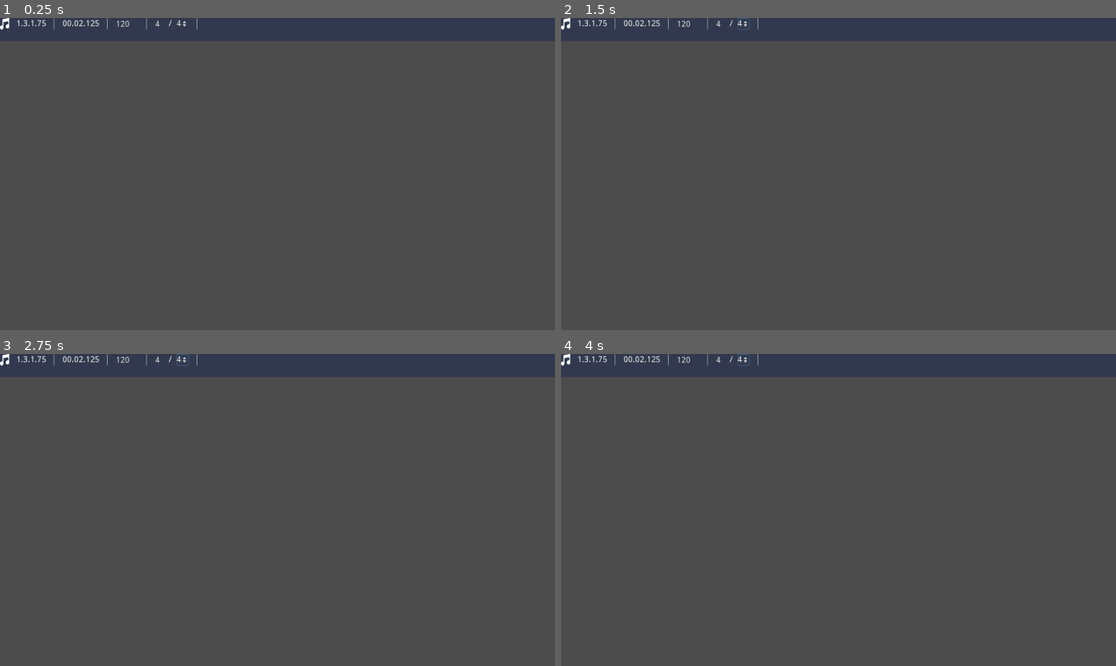
Above: before the commit, frames 1-4 (two rows, left to right).
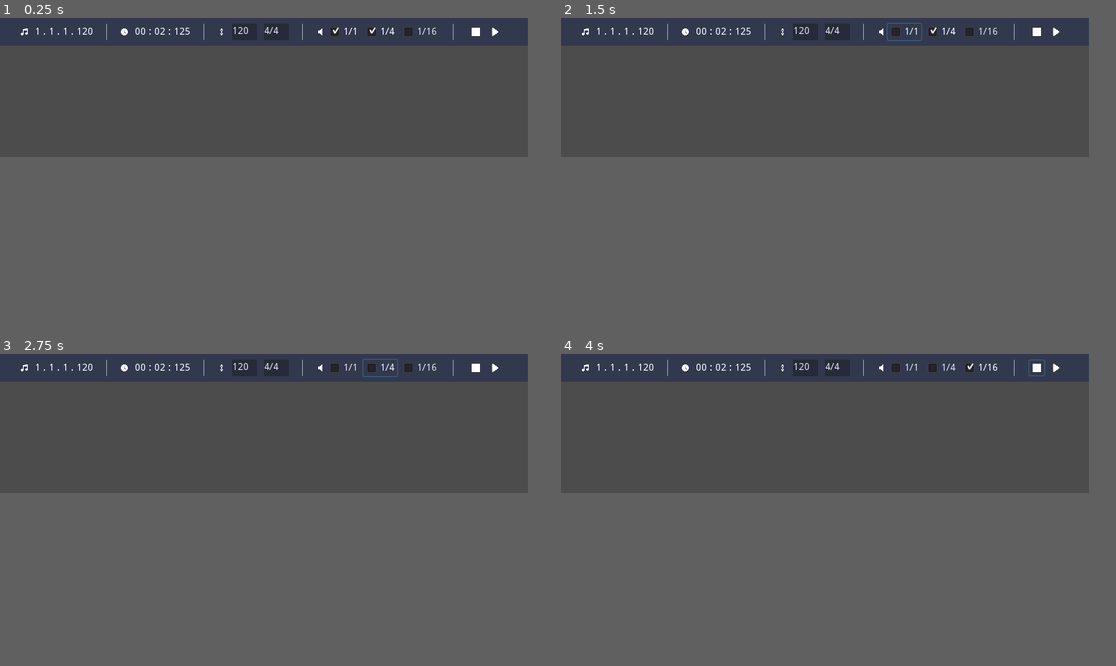
Above: after the commit, the same moments.

Repository: rezgi/Platform-Music
Game: Godot game, scene res://Metronome/Metronome_UI.tscn
Two runs of this game, one before a commit and one after it. Both use one fixed random seed, a clock stepped at 60 frames per second and the inputs below. The project has no main scene, so this scene is started directly.
Inputs (mouse positions are in pixels of both pictures, inside the frame that each line leads up to):
- Up to frame 1 (0.25 s): no input
- Up to frame 2 (1.5 s): click (744, 24) at 0.5 s, where only the run before the commit has a clickable "4"; click (921, 49) at 1.25 s, where only the run after the commit has a clickable "1/1"
- Up to frame 3 (2.75 s): click (399, 385) at 2 s, where only the run after the commit has a clickable "1/4"
- Up to frame 4 (4 s): click (1005, 385) at 2.75 s, where only the run after the commit has a clickable "1/16"; click (1060, 385) at 3.52 s
In our replay, the window is 799x449 before the commit and 760x200 after it. These sizes can differ from the game's own. Grey fills any space a smaller window leaves; there, only what the larger window draws over its background counts as a difference.

The runs differ from the first frame. In frame 1, 2.4% of the frame differs, in the area x 0-100%, y 0-9%; in frame 2, 2.4%; in frame 3, 2.4%; in frame 4, 2.4%.

Commit message:
Metronome UI completed
- a bit clunky in terms of design : pixelated icons, text fields not good size

Diff:
--- a/Metronome/Metronome_UI.tscn
+++ b/Metronome/Metronome_UI.tscn
@@ -1,22 +1,22 @@
-[gd_scene load_steps=7 format=2]
-
-[ext_resource path="res://Metronome/metronome_core.gd" type="Script" id=1]
-[ext_resource path="res://Metronome/metronome_api.gd" type="Script" id=2]
+[gd_scene load_steps=11 format=2]
+
+[ext_resource path="res://Metronome/Scripts/metronome_core.gd" type="Script" id=1]
+[ext_resource path="res://Metronome/Scripts/metronome_api.gd" type="Script" id=2]
 [ext_resource path="res://Metronome/Assets/Icons/note.png" type="Texture" id=3]
+[ext_resource path="res://Metronome/Assets/Icons/clock.png" type="Texture" id=4]
+[ext_resource path="res://Metronome/Assets/Icons/scroll.png" type="Texture" id=5]
+[ext_resource path="res://Metronome/Assets/Icons/volume.png" type="Texture" id=6]
+[ext_resource path="res://Metronome/Assets/Icons/stop.png" type="Texture" id=7]
+[ext_resource path="res://Metronome/Assets/metronome_01.wav" type="AudioStream" id=8]
+[ext_resource path="res://Metronome/Assets/Icons/play.png" type="Texture" id=9]
 
 [sub_resource type="StyleBoxFlat" id=1]
-bg_color = Color( 0.6, 0.6, 0.6, 0 )
-
-[sub_resource type="StyleBoxFlat" id=2]
-bg_color = Color( 0.6, 0.6, 0.6, 0 )
-
-[sub_resource type="StyleBoxFlat" id=3]
-bg_color = Color( 0.6, 0.6, 0.6, 0 )
+bg_color = Color( 0.14902, 0.172549, 0.231373, 1 )
 
 [node name="Metronome_UI" type="Control"]
-margin_right = 1920.0
+margin_right = 760.0
 margin_bottom = 40.0
-rect_min_size = Vector2( 0, 40 )
+rect_min_size = Vector2( 740, 32 )
 __meta__ = {
 "_edit_use_anchors_": false
 }
@@ -29,109 +29,199 @@
 "_edit_use_anchors_": false
 }
 
-[node name="MarginContainer" type="MarginContainer" parent="."]
-anchor_right = 1.0
-anchor_bottom = 1.0
-margin_right = 0.00012207
-margin_bottom = -20.0
-__meta__ = {
-"_edit_use_anchors_": false
-}
-
-[node name="HBoxContainer" type="HBoxContainer" parent="MarginContainer"]
-margin_right = 1920.0
-margin_bottom = 20.0
-rect_min_size = Vector2( 0, 16 )
-__meta__ = {
-"_edit_use_anchors_": false
-}
-
-[node name="Icon_Tempo" type="TextureRect" parent="MarginContainer/HBoxContainer"]
-margin_right = 16.0
-margin_bottom = 20.0
-rect_min_size = Vector2( 16, 16 )
+[node name="Main" type="HBoxContainer" parent="."]
+margin_left = 30.0
+margin_top = 8.0
+margin_right = 730.0
+margin_bottom = 32.0
+custom_constants/separation = 10
+__meta__ = {
+"_edit_use_anchors_": false
+}
+
+[node name="ContainerTempo" type="HBoxContainer" parent="Main"]
+margin_right = 104.0
+margin_bottom = 24.0
+custom_constants/separation = 10
+
+[node name="IconTempo" type="TextureRect" parent="Main/ContainerTempo"]
+margin_right = 10.0
+margin_bottom = 24.0
+rect_min_size = Vector2( 10, 10 )
 texture = ExtResource( 3 )
 expand = true
-
-[node name="Label_Tempo" type="Label" parent="MarginContainer/HBoxContainer"]
+stretch_mode = 6
+
+[node name="LabelTempo" type="Label" parent="Main/ContainerTempo"]
 margin_left = 20.0
-margin_top = 3.0
-margin_right = 80.0
-margin_bottom = 17.0
-rect_min_size = Vector2( 60, 0 )
-text = "1.3.1.75"
-align = 2
-
-[node name="VSeparator_01" type="VSeparator" parent="MarginContainer/HBoxContainer"]
-margin_left = 84.0
+margin_top = 5.0
 margin_right = 104.0
-margin_bottom = 20.0
-custom_constants/separation = 20
-
-[node name="Label_Time" type="Label" parent="MarginContainer/HBoxContainer"]
-margin_left = 108.0
-margin_top = 3.0
-margin_right = 172.0
-margin_bottom = 17.0
-text = "00.02.125"
-
-[node name="VSeparator_02" type="VSeparator" parent="MarginContainer/HBoxContainer"]
-margin_left = 176.0
-margin_right = 196.0
-margin_bottom = 20.0
-custom_constants/separation = 20
-
-[node name="Input_BPM" type="TextEdit" parent="MarginContainer/HBoxContainer"]
-margin_left = 200.0
-margin_right = 240.0
-margin_bottom = 20.0
-rect_min_size = Vector2( 40, 20 )
+margin_bottom = 19.0
+text = "1 . 1 . 1 . 120"
+
+[node name="sep_01" type="VSeparator" parent="Main"]
+margin_left = 114.0
+margin_right = 134.0
+margin_bottom = 24.0
+custom_constants/separation = 20
+
+[node name="ContainerTime" type="HBoxContainer" parent="Main"]
+margin_left = 144.0
+margin_right = 244.0
+margin_bottom = 24.0
+custom_constants/separation = 10
+
+[node name="IconTime" type="TextureRect" parent="Main/ContainerTime"]
+margin_right = 10.0
+margin_bottom = 24.0
+rect_min_size = Vector2( 10, 10 )
+texture = ExtResource( 4 )
+expand = true
+stretch_mode = 6
+
+[node name="LabelTime" type="Label" parent="Main/ContainerTime"]
+margin_left = 20.0
+margin_top = 5.0
+margin_right = 100.0
+margin_bottom = 19.0
+text = "00 : 02 : 125"
+
+[node name="sep_02" type="VSeparator" parent="Main"]
+margin_left = 254.0
+margin_right = 274.0
+margin_bottom = 24.0
+custom_constants/separation = 20
+
+[node name="ContainerSignature" type="HBoxContainer" parent="Main"]
+margin_left = 284.0
+margin_right = 386.0
+margin_bottom = 24.0
+custom_constants/separation = 10
+
+[node name="IconSignature" type="TextureRect" parent="Main/ContainerSignature"]
+margin_right = 10.0
+margin_bottom = 24.0
+rect_min_size = Vector2( 10, 10 )
+texture = ExtResource( 5 )
+expand = true
+stretch_mode = 6
+
+[node name="TextEditBPM" type="TextEdit" parent="Main/ContainerSignature"]
+margin_left = 20.0
+margin_right = 56.0
+margin_bottom = 24.0
+rect_min_size = Vector2( 36, 20 )
 custom_styles/normal = SubResource( 1 )
 text = "120"
-
-[node name="VSeparator_03" type="VSeparator" parent="MarginContainer/HBoxContainer"]
-margin_left = 244.0
-margin_right = 264.0
-margin_bottom = 20.0
-custom_constants/separation = 20
-
-[node name="Input_Bar" type="TextEdit" parent="MarginContainer/HBoxContainer"]
-margin_left = 268.0
-margin_right = 288.0
-margin_bottom = 20.0
-rect_min_size = Vector2( 20, 20 )
-custom_styles/normal = SubResource( 2 )
-text = "4"
-
-[node name="Label_Bar" type="Label" parent="MarginContainer/HBoxContainer"]
-margin_left = 292.0
-margin_top = 3.0
-margin_right = 301.0
-margin_bottom = 17.0
-text = "/ "
-
-[node name="OptionButton" type="OptionButton" parent="MarginContainer/HBoxContainer"]
-margin_left = 305.0
-margin_right = 327.0
-margin_bottom = 20.0
-custom_styles/normal = SubResource( 3 )
-text = "4"
-items = [ "4", null, false, 0, null, "2", null, false, 1, null, "8", null, false, 2, null, "16", null, false, 3, null, "32", null, false, 4, null, "64", null, false, 5, null ]
-selected = 0
-__meta__ = {
-"_edit_use_anchors_": false
-}
-
-[node name="VSeparator_04" type="VSeparator" parent="MarginContainer/HBoxContainer"]
-margin_left = 331.0
-margin_right = 351.0
-margin_bottom = 20.0
-custom_constants/separation = 20
-
-[node name="Modules" type="Node" parent="."]
-
-[node name="API" type="Node" parent="Modules"]
+caret_blink = true
+caret_blink_speed = 0.5
+__meta__ = {
+"_edit_use_anchors_": false
+}
+
+[node name="TextEditBeat" type="TextEdit" parent="Main/ContainerSignature"]
+margin_left = 66.0
+margin_right = 102.0
+margin_bottom = 24.0
+rect_min_size = Vector2( 36, 20 )
+custom_styles/normal = SubResource( 1 )
+text = "4/4"
+caret_blink = true
+caret_blink_speed = 0.5
+__meta__ = {
+"_edit_use_anchors_": false
+}
+
+[node name="sep_03" type="VSeparator" parent="Main"]
+margin_left = 396.0
+margin_right = 416.0
+margin_bottom = 24.0
+custom_constants/separation = 20
+
+[node name="ContainerSound" type="HBoxContainer" parent="Main"]
+margin_left = 426.0
+margin_right = 603.0
+margin_bottom = 24.0
+__meta__ = {
+"_edit_use_anchors_": false
+}
+
+[node name="IconSound" type="TextureRect" parent="Main/ContainerSound"]
+margin_right = 10.0
+margin_bottom = 24.0
+rect_min_size = Vector2( 10, 10 )
+texture = ExtResource( 6 )
+expand = true
+stretch_mode = 6
+
+[node name="CheckBoxSoundMeasure" type="CheckBox" parent="Main/ContainerSound"]
+margin_left = 14.0
+margin_right = 63.0
+margin_bottom = 24.0
+pressed = true
+text = "1/1"
+__meta__ = {
+"_edit_use_anchors_": false
+}
+
+[node name="CheckBoxSoundQuart" type="CheckBox" parent="Main/ContainerSound"]
+margin_left = 67.0
+margin_right = 116.0
+margin_bottom = 24.0
+pressed = true
+text = "1/4"
+__meta__ = {
+"_edit_use_anchors_": false
+}
+
+[node name="CheckBoxSoundSixteen" type="CheckBox" parent="Main/ContainerSound"]
+margin_left = 120.0
+margin_right = 177.0
+margin_bottom = 24.0
+text = "1/16"
+__meta__ = {
+"_edit_use_anchors_": false
+}
+
+[node name="sep_04" type="VSeparator" parent="Main"]
+margin_left = 613.0
+margin_right = 633.0
+margin_bottom = 24.0
+custom_constants/separation = 20
+
+[node name="ContainerControls" type="HBoxContainer" parent="Main"]
+margin_left = 643.0
+margin_right = 695.0
+margin_bottom = 24.0
+
+[node name="ButtonStop" type="Button" parent="Main/ContainerControls"]
+margin_right = 24.0
+margin_bottom = 24.0
+rect_min_size = Vector2( 24, 24 )
+icon = ExtResource( 7 )
+flat = true
+expand_icon = true
+
+[node name="ButtonPlay" type="Button" parent="Main/ContainerControls"]
+margin_left = 28.0
+margin_right = 52.0
+margin_bottom = 24.0
+rect_min_size = Vector2( 24, 24 )
+icon = ExtResource( 9 )
+flat = true
+expand_icon = true
+
+[node name="MetronomeClic" type="AudioStreamPlayer" parent="."]
+stream = ExtResource( 8 )
+
+[node name="Scripts" type="Node" parent="."]
+
+[node name="Core" type="Node" parent="Scripts"]
+script = ExtResource( 1 )
+
+[node name="API" type="Node" parent="Scripts"]
 script = ExtResource( 2 )
 
-[node name="Core" type="Node" parent="Modules"]
-script = ExtResource( 1 )
+[node name="Signals" type="Node" parent="Scripts"]
+
+[node name="Inputs" type="Node" parent="Scripts"]
--- a/Metronome/metronome_api.gd
+++ b/Metronome/Scripts/metronome_api.gd
@@ -14,7 +14,7 @@
 #	no 1/1 & 1/128 on triplet / dotted
 #	can enter tempo directly ? compute new measure over 5 ? how to have ranged selection within label ?
 
-onready var m := preload("res://Metronome/metronome_core.gd").new()
+onready var m := preload("res://Metronome/Scripts/metronome_core.gd").new()
 
 var time_start := 0.0
 var metronome_on := false
--- a/project.godot
+++ b/project.godot
@@ -27,6 +27,6 @@
 window/size/width=1920
 window/size/height=1080
 window/size/always_on_top=true
-window/size/test_width=960
-window/size/test_height=540
+window/size/test_width=760
+window/size/test_height=200
 window/stretch/aspect="keep"
Binary file added: Metronome/Assets/Icons/scroll.png
Renamed: Metronome/metronome_core.gd -> Metronome/Scripts/metronome_core.gd
Not shown, changed: TODO.md
